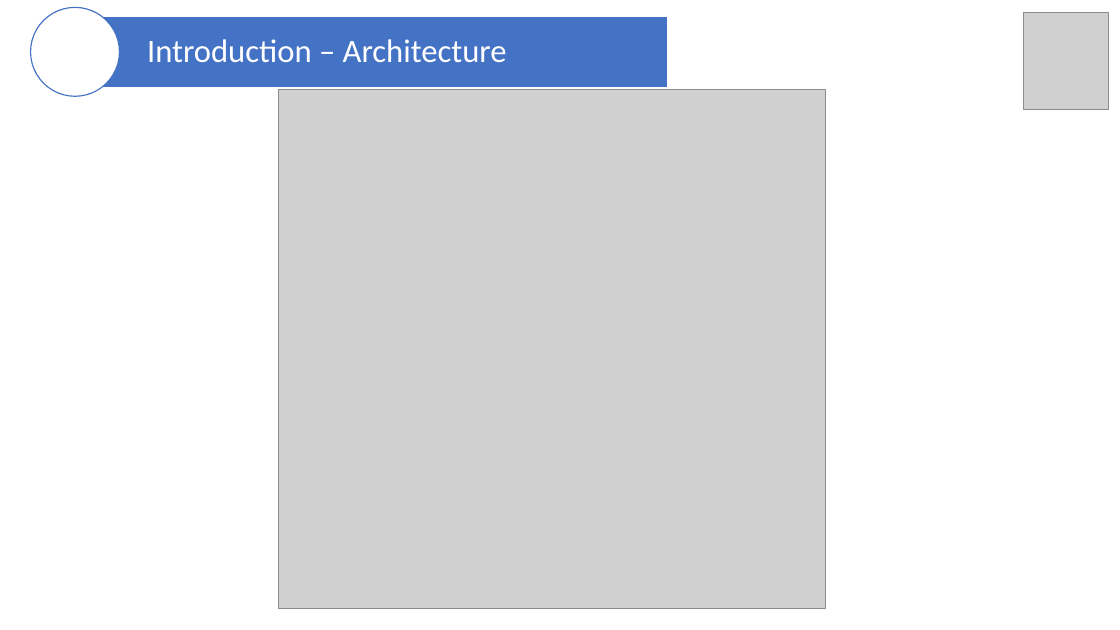
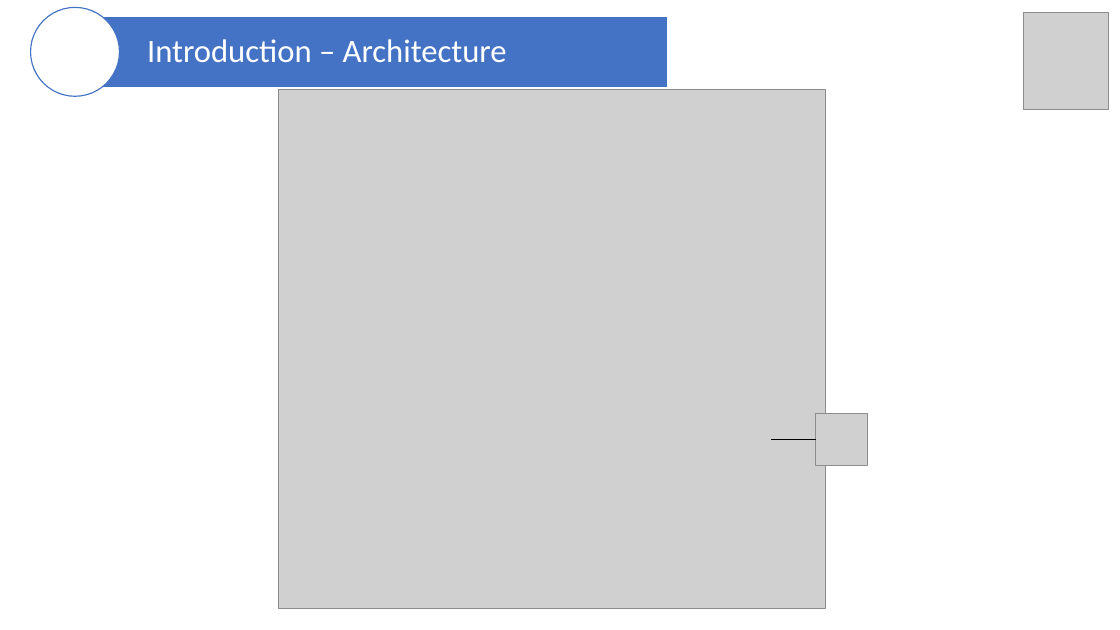
Before and after one commit to blockchainFormationAcadee/chapitre-vi-ft-franck38410, a slide deck: slide 5 of Presentation_JO2024.pptx. Drawn at 1120x630 pixels with LibreOffice and Linux fonts; fonts in the diff are those of the drawing; grey boxes stand for pictures. Boxes give left, top, right and bottom in pixels: in the first picture for what was removed or moved away, otherwise in the second. Text is boxed around its words. In the diff, an @@ line names an element or a change of style, - is before the commit and + after.

```diff
--- a/Presentation_JO2024.pptx
+++ b/Presentation_JO2024.pptx
@@ picture added at <box>816,413,868,465</box> @@
@@ line added from (771, 439) to (816, 439), #000000 0.5 pt @@
```
Also in this commit, not shown: 6 other slides changed, 1 slide added, 5 slides removed, 2 other files.
